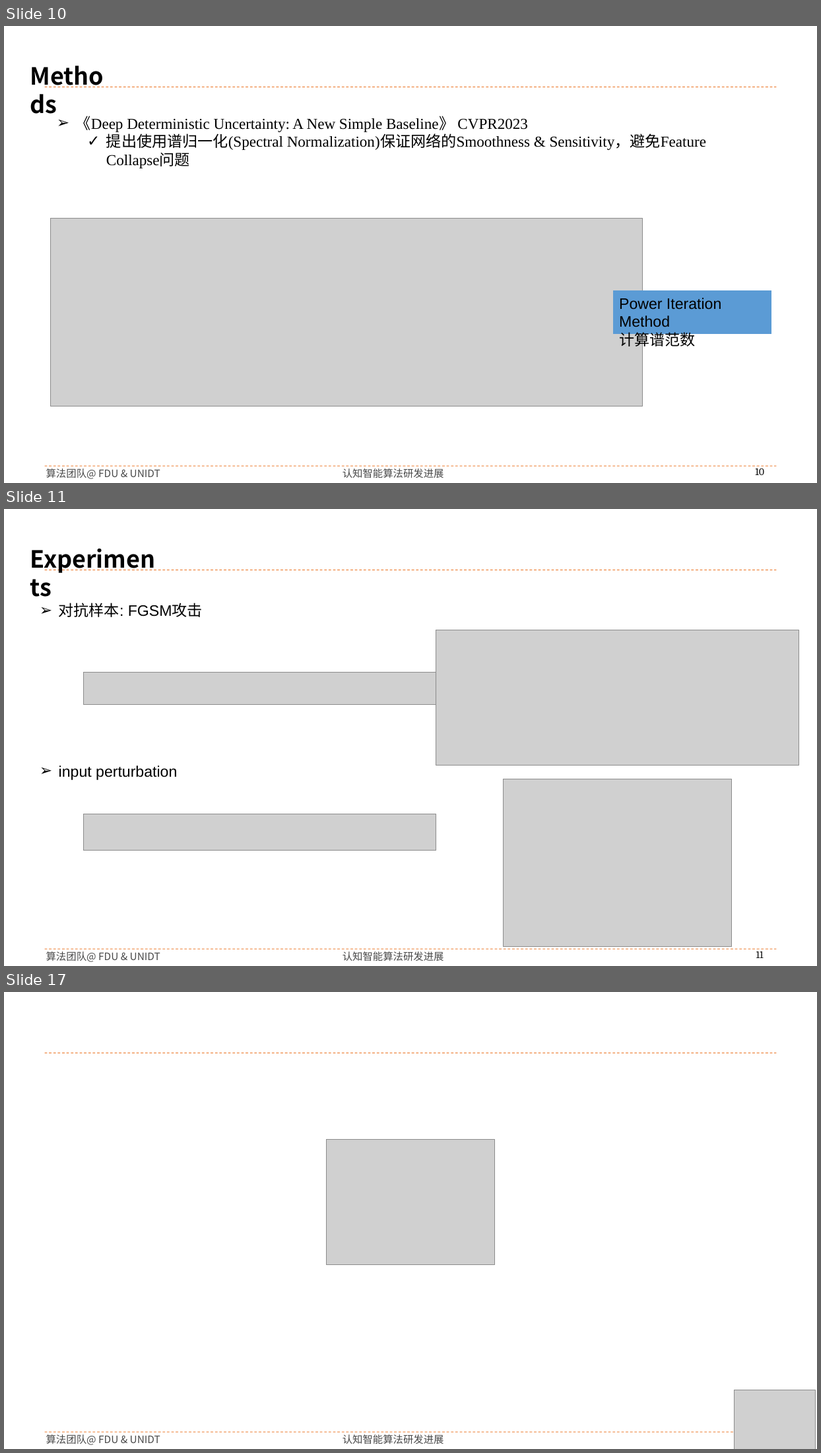
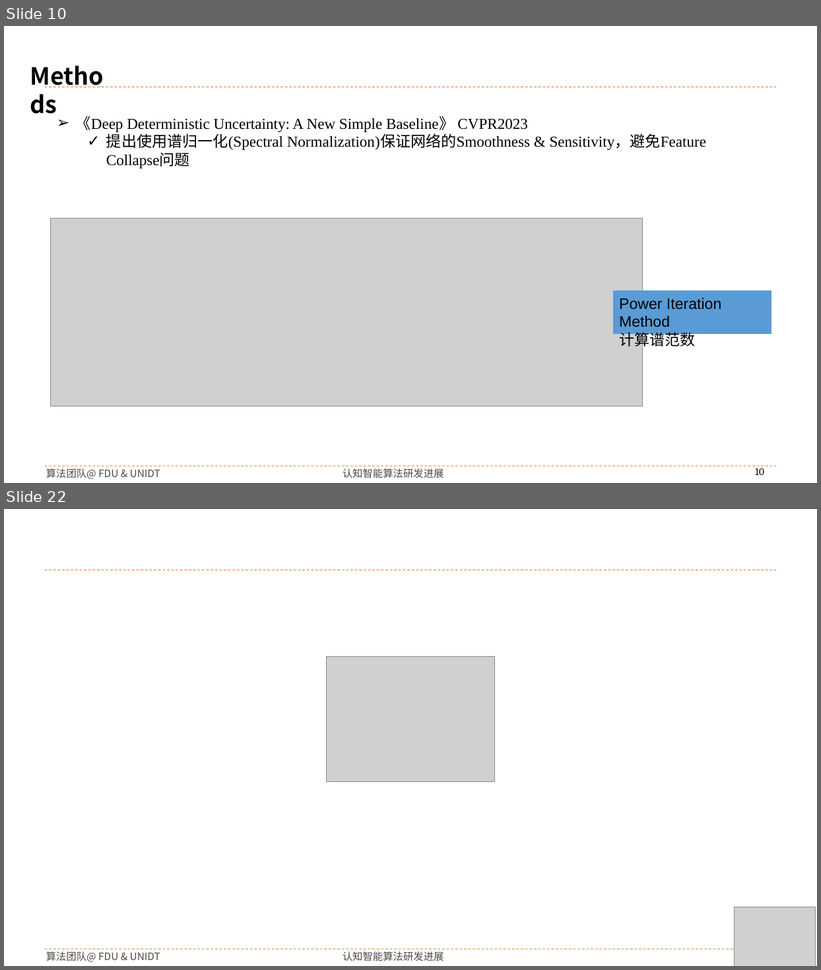
Before and after one commit to buyizhiyou/YYMUncertainty, a slide deck: pre/dum_pre.pptx. Shown one above the other, each under a label of ours: slides 10, 11 and 17 before the commit, slides 10 and 22 after it; the slides between them are not shown. The pictures are 821x1453 and 821x970 pixels, drawn with LibreOffice and Linux fonts; fonts in the diff are those of the drawing; grey boxes stand for pictures; background and template pictures are left out. Boxes give left, top, right and bottom in pixels: in the first picture for what was removed or moved away, otherwise in the second. Text is boxed around its words. In the diff, an @@ line names an element or a change of style, - is before the commit and + after.

```diff
--- a/pre/dum_pre.pptx
+++ b/pre/dum_pre.pptx
@@ slide 11 removed at <box>4,509,817,966</box>, background #FFFFFF; not listed: 5 template elements that a slide beside it also shows @@
@@ text removed at <box>24,541,166,576</box> @@
-Experiments
@@ text removed at <box>59,603,203,617</box> @@
-➢ 对抗样本: FGSM攻击
@@ picture removed at <box>436,630,799,765</box> @@
@@ picture removed at <box>83,673,451,705</box> @@
@@ text removed at <box>59,766,177,780</box> @@
-➢ input perturbation
@@ picture removed at <box>504,779,733,947</box> @@
@@ picture removed at <box>83,814,436,851</box> @@
@@ what was slide 17 is now slide 22 @@
```
Also in this commit, not shown: 6 slides changed, 7 slides added, 1 other slide removed, 14 other files.
